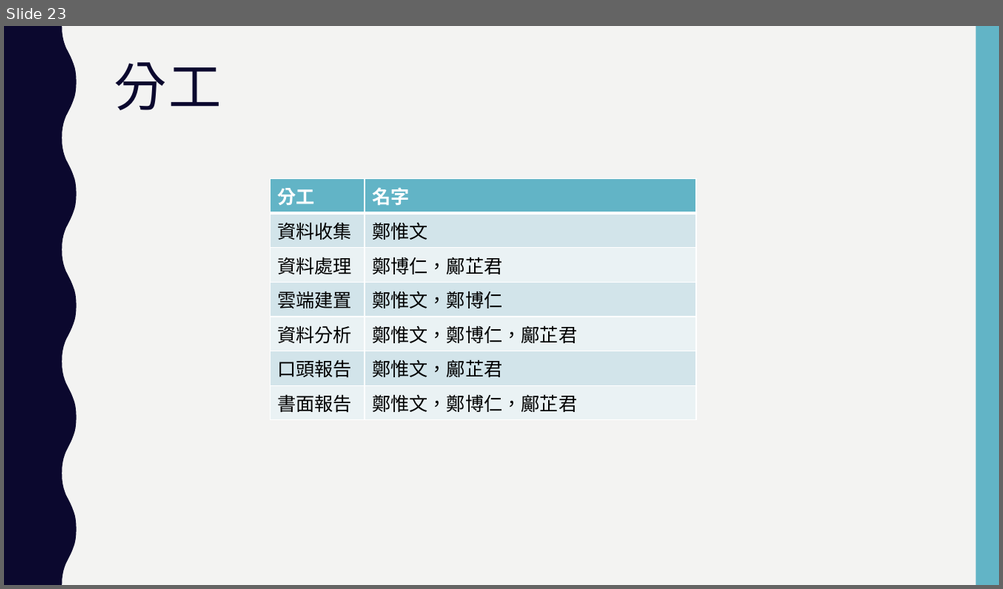
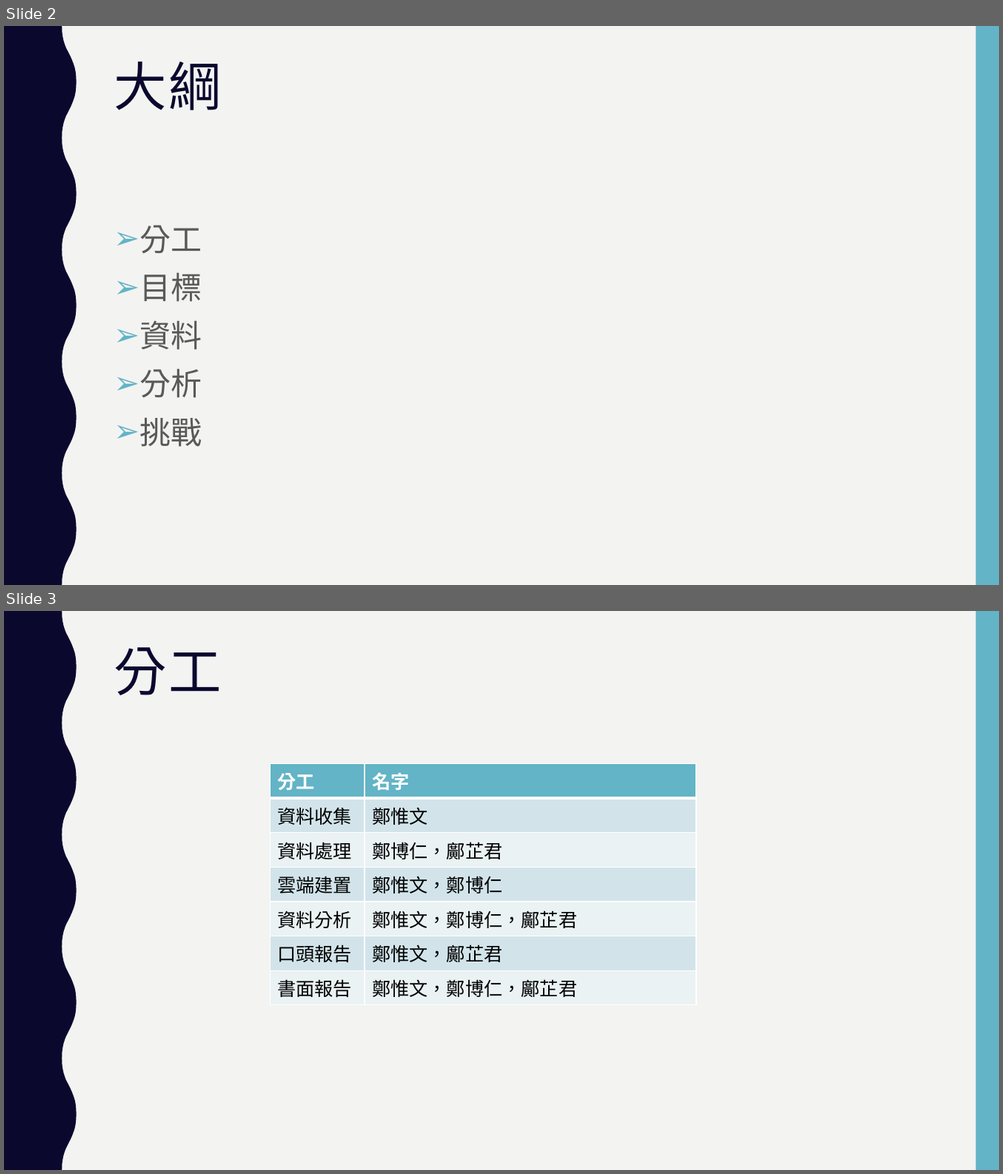
Before and after one commit to Aurako/NCCU2018_distributed-systems_group6, a slide deck: finalproject.pptx. Shown one above the other, each under a label of ours: slide 23 before the commit, slides 2 and 3 after it. The pictures are 1003x589 and 1003x1174 pixels, drawn with LibreOffice and Linux fonts; fonts in the diff are those of the drawing. Boxes give left, top, right and bottom in pixels: in the first picture for what was removed or moved away, otherwise in the second. Text is boxed around its words. In the diff, an @@ line names an element or a change of style, - is before the commit and + after.

```diff
--- a/finalproject.pptx
+++ b/finalproject.pptx
@@ slide 2 added at bbox=[4, 26, 999, 585], background #F3F3F2; not listed: 2 template elements that a slide beside it also shows @@
@@ title added at bbox=[114, 62, 221, 110], 51 pt, text #0B082E @@
+大綱
@@ text added at bbox=[139, 225, 202, 447], 30 pt, text #595959 @@
+➢ 分工
+➢ 目標
+➢ 資料
+➢ 分析
+➢ 挑戰
@@ what was slide 23 is now slide 3 @@
```
Also in this commit, not shown: 2 other slides added, 2 slides removed.
